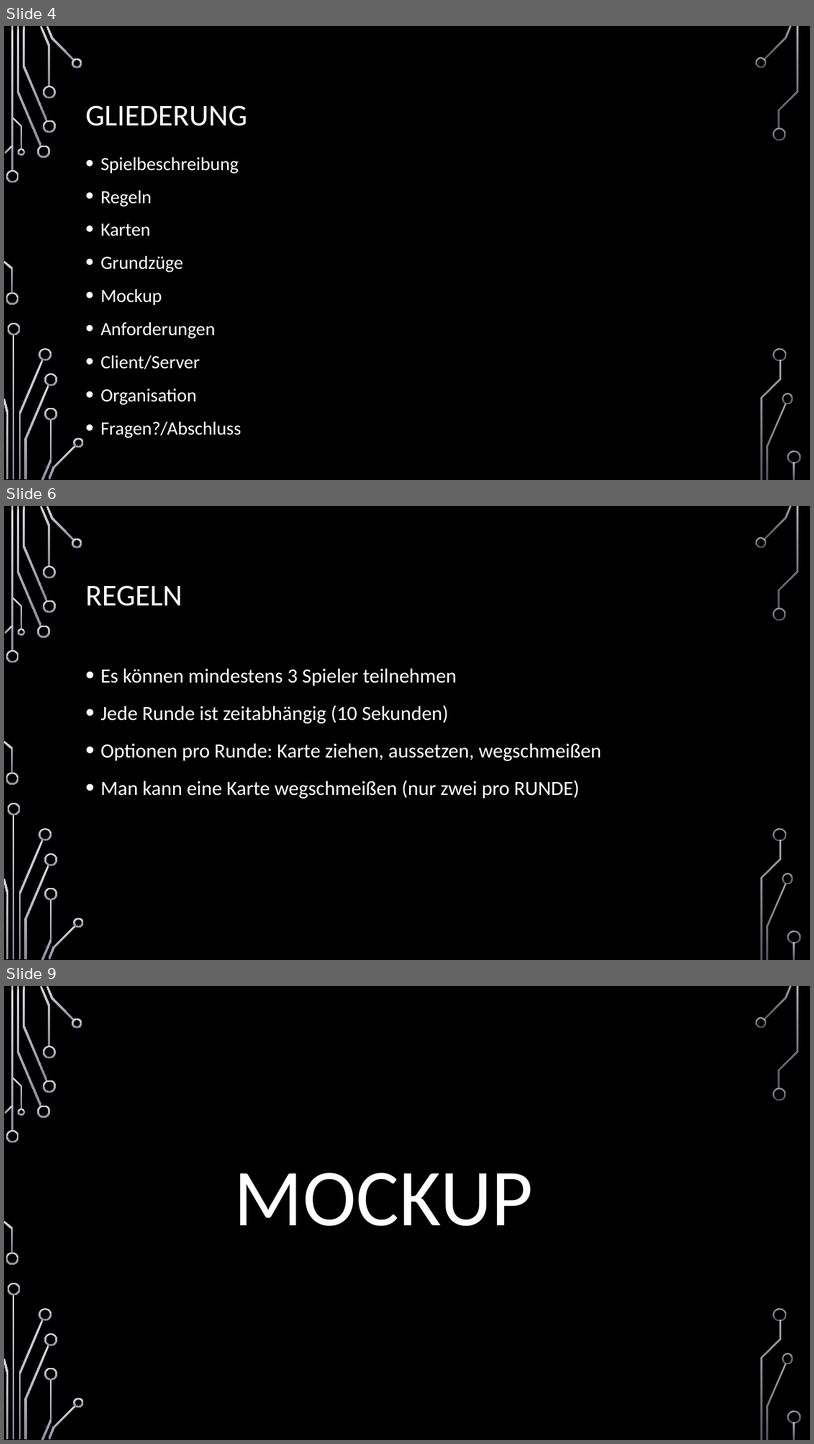
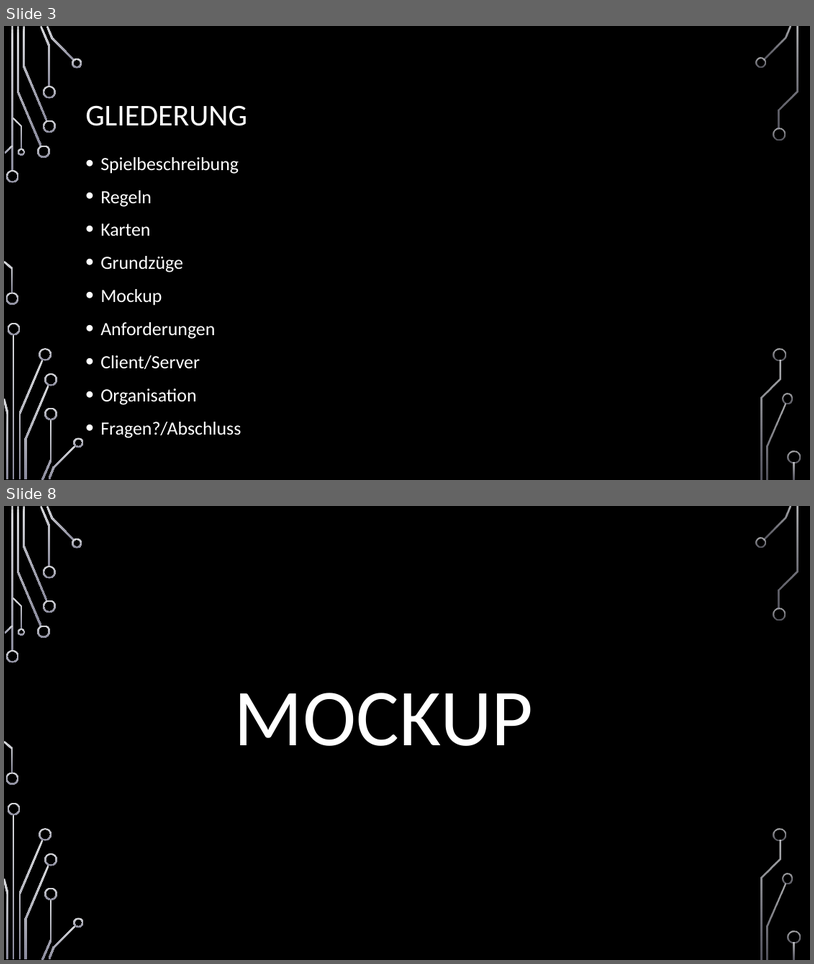
Before and after one commit to jnussbaum/TheBachelorsChaseGame, a slide deck: documents/Meilensteine/Meilenstein I/Meilenstein_1_Präsentation.pptx. Shown one above the other, each under a label of ours: slides 4, 6 and 9 before the commit, slides 3 and 8 after it; the slides between them are not shown. The pictures are 814x1444 and 814x964 pixels, drawn with LibreOffice and Linux fonts; fonts in the diff are those of the drawing; background and template pictures are left out. Boxes give left, top, right and bottom in pixels: in the first picture for what was removed or moved away, otherwise in the second. Text is boxed around its words. In the diff, an @@ line names an element or a change of style, - is before the commit and + after.

```diff
--- a/documents/Meilensteine/Meilenstein I/Meilenstein_1_Präsentation.pptx
+++ b/documents/Meilensteine/Meilenstein I/Meilenstein_1_Präsentation.pptx
@@ slide 6 removed at <box>4,506,810,960</box>, background picture (left out); not listed: 36 template elements that a slide beside it also shows @@
@@ title removed at <box>85,585,182,606</box> @@
-REGELN
@@ text removed at <box>100,668,602,798</box> @@
-• Es können mindestens 3 Spieler teilnehmen
-• Jede Runde ist zeitabhängig (10 Sekunden)
-• Optionen pro Runde: Karte ziehen, aussetzen, wegschmeißen
-• Man kann eine Karte wegschmeißen (nur zwei pro RUNDE)
@@ what was slide 4 is now slide 3 @@
@@ what was slide 9 is now slide 8 @@
```
Also in this commit, not shown: 4 slides changed, 6 slides added, 11 other slides removed.
